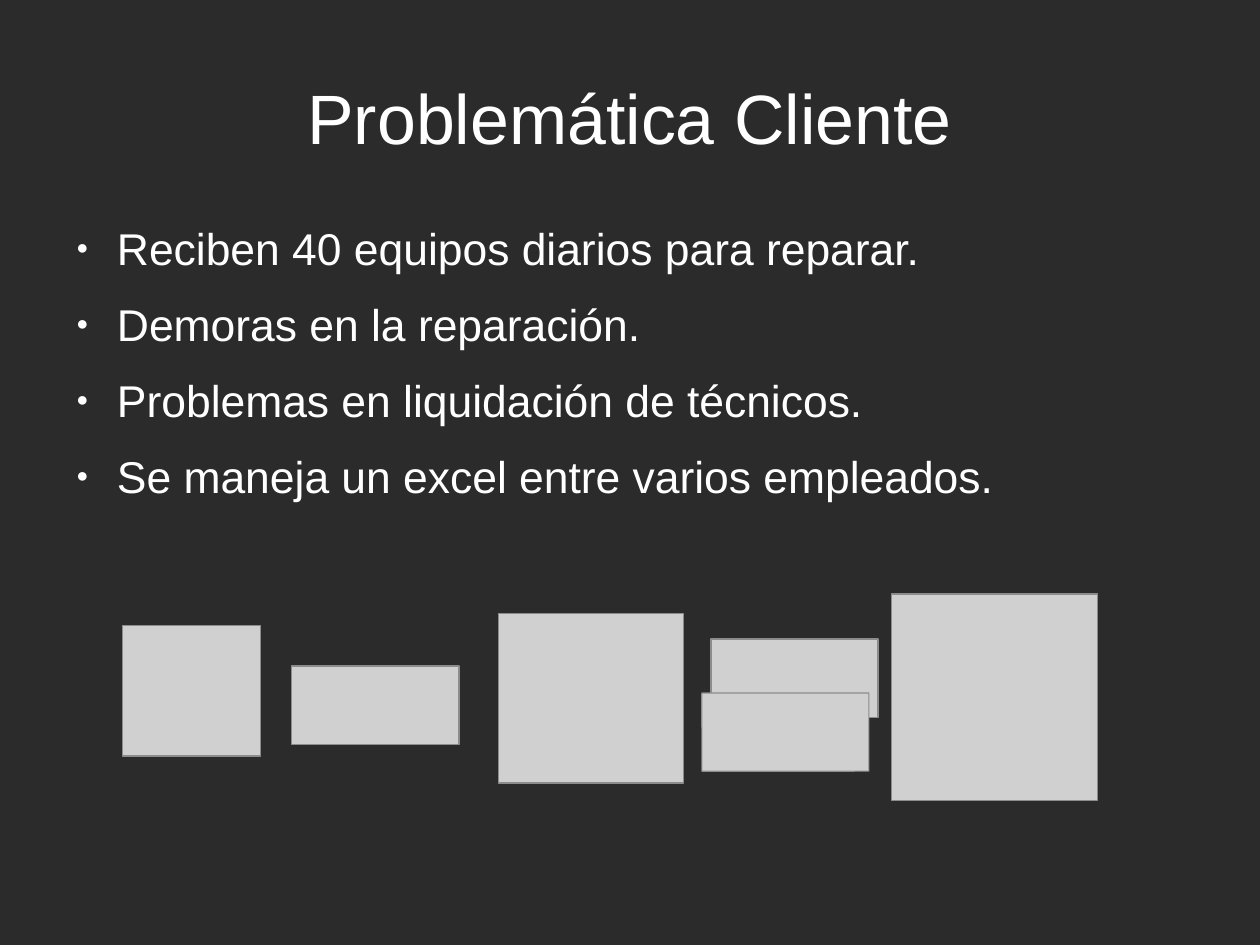
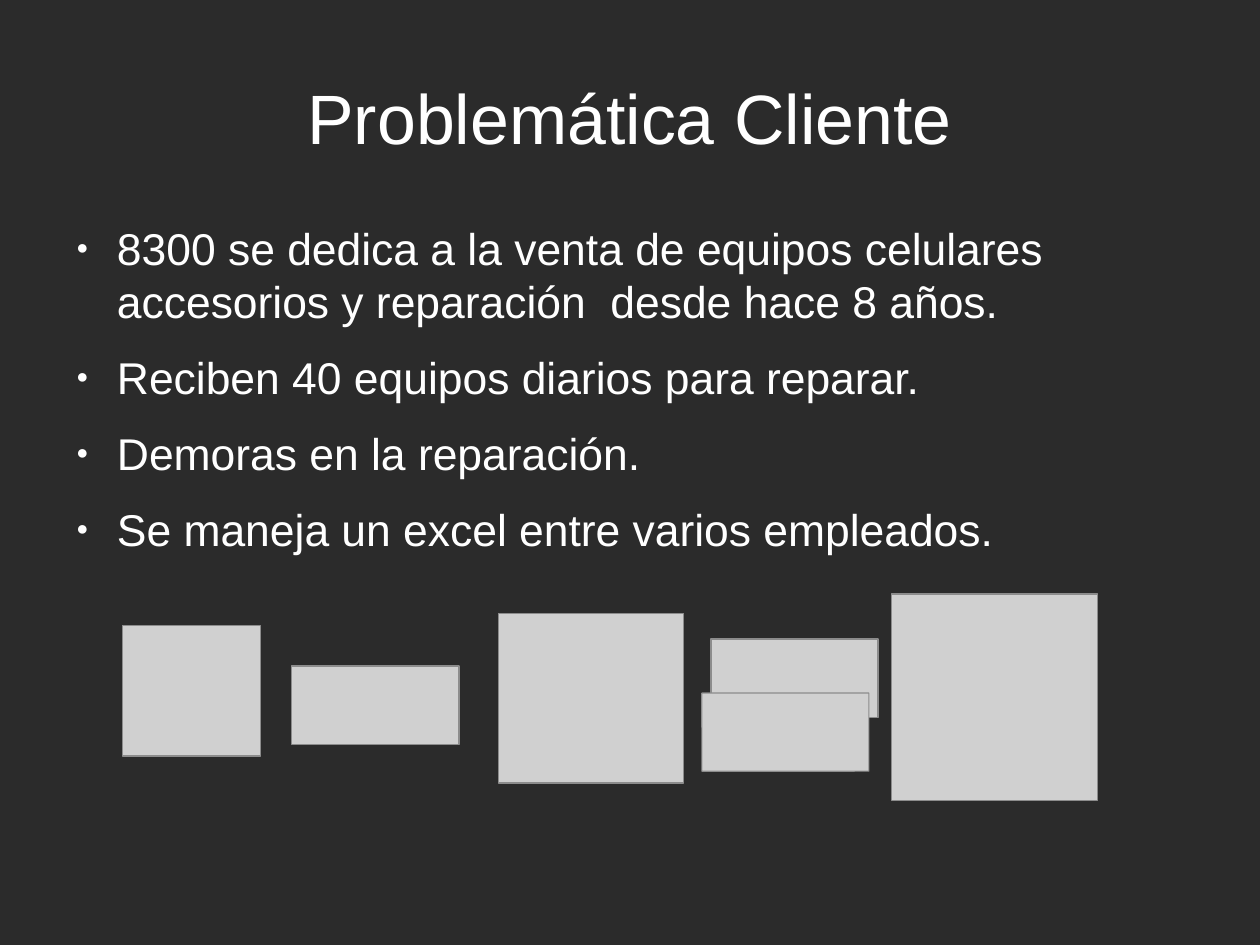
Before and after one commit to PlusCel/PlusCel, a slide deck: slide 3 of presentacion/PresentacionFinal.odp (slide 5 before the commit). Drawn at 1260x945 pixels with LibreOffice and Linux fonts; fonts in the diff are those of the drawing; grey boxes stand for pictures; background and template pictures are left out; a plain dark background stands for a picture behind light text. Boxes give left, top, right and bottom in pixels: in the first picture for what was removed or moved away, otherwise in the second. Text is boxed around its words. In the diff, an @@ line names an element or a change of style, - is before the commit and + after.

```diff
--- a/presentacion/PresentacionFinal.odp
+++ b/presentacion/PresentacionFinal.odp
@@ text at bbox=[117, 232, 1043, 328]: paragraph added @@
+● 8300 se dedica a la venta de equipos celulares accesorios y reparación desde hace 8 años.
@@ text at bbox=[117, 384, 862, 426]: paragraph removed @@
-● Problemas en liquidación de técnicos.
```
Also in this commit, not shown: 6 other slides changed, 4 slides added, 3 slides removed, 8 other files.
